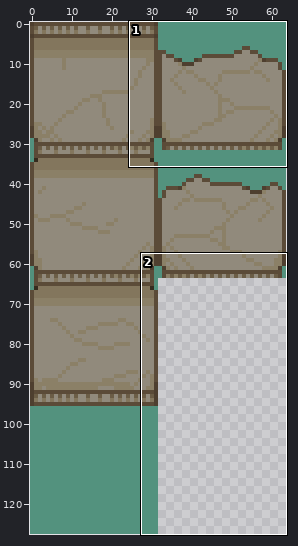
A sprite sheet gets an edit: saulendunkel.png. The picture above shows the old version from afar; the outline marks the close-up.
Close-up. The starting point:
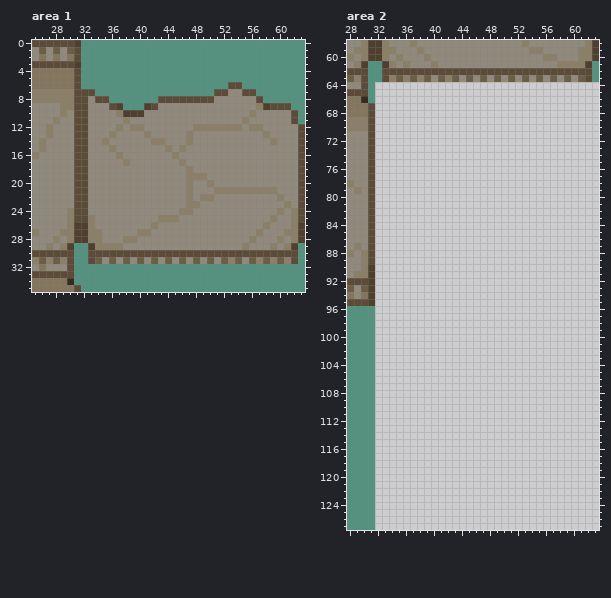
The file is 64x128 pixels. Shown: area 1: x 25..63, y 0..35; area 2: x 28..63, y 58..127.
New version:
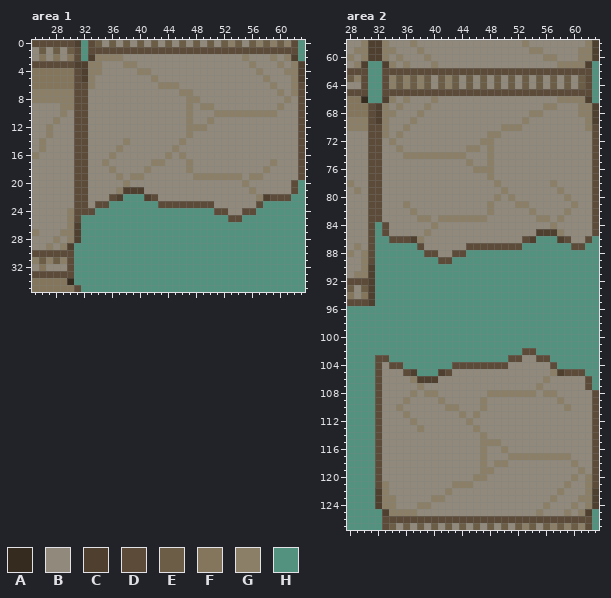
Palette (. is transparent): A #352b1e  B #918a7c  C #4e3f2f  D #5b4b38  E #6b5d46  F #83765d  G #8b8067  H #53927e
Difference:
Changed rows in their new state; - is an unchanged pixel.
Area 1:
first column x 32:
 0 -DEBEBEBEBEBEBEBEBEBEGEBEGEGEGD-
 1 -DDDDDDDDDDDDDDDDDDDDDDDDDDDDDD-
 2 -CGGGGBBBBBBBBBBBBBBBBBGBBBGBGC-
 3 CGGBBBGGBBBBBBBBBBBBBBBBGBBBGBGC
 4 CGGBBBBBGGBBBBBBBBBBBBBBBGBBBGGC
 5 CGBBBBBBBBGBBBBBBBBBBBBBBBGBBBGC
 6 DGBBBBBBBBBGGGBBBBBBBBBBBBBGBBGD
 7 -BBBBBBBBBBBBBGGBBBBB--BBBBBGBGD
 8 --BBBBBBBBBBBBBGGBB------BBBBGBD
 9 ----BBBBBBB----G-GG------BBBGBBD
10 -----BBBB------G---GGGGG-GGG--BD
11 ------B--------G--G----B------BD
12 -----B-BB------G--BBBBB-BB------
13 ----B----B----------------B-----
14 ---B--G---BB--GB-----------B----
15 ----BG------BGB-----------------
16 ----GB------GBG-----------------
17 ---G--B---GG--BG-----------G----
18 ----G----G----------------G-----
19 -----G-GG------B--GGGGG-GG------
20 ------G--------B--B----G------DH
21 -----GCCC------B---BBBBB-BBB--DH
22 ----DCHHHCD----B-BB------GCDDDHH
23 --DDHHHHHHHDDDDDDDD------DHHHHHH
24 -DHHHHHHHHHHHHHHHHHDD--DDHHHHHHH
25 HHHHHHHHHHHHHHHHHHHHHDDHHHHHHHHH
26 HHHHHHHHHHHHHHHHHHHHHHHHHHHHHHHH
27 HHHHHHHHHHHHHHHHHHHHHHHHHHHHHHHH
28 HHHHHHHHHHHHHHHHHHHHHHHHHHHHHHHH
29 -HHHHHHHHHHHHHHHHHHHHHHHHHHHHHH-
30 -HHHHHHHHHHHHHHHHHHHHHHHHHHHHHH-
31 -HHHHHHHHHHHHHHHHHHHHHHHHHHHHHH-
Area 2:
first column x 32:
 64 HDGEGEGEBEGEBEBEBEBEBEBEBEBEBEDH
 65 HDDDDDDDDDDDDDDDDDDDDDDDDDDDDDDH
 66 HCGBGBBBGBBBBBBBBBBBBBBBBBGGGGCH
 67 CGBGBBBGBBBBBBBBBBBBBBBBGGBBBGGC
 68 CGGBBBGBBBBBBBBBBBBBBBGGBBBBBGGC
 69 CGBBBGBBBBBBBBBBBBBBBGBBBBBBBBGC
 70 DGBBGBBBBBBBBBBBBBGGGBBBBBBBBBGD
 71 DGBGBBBBBBBBBBBBGGBBBBBBBBBBBBBD
 72 DBGBBBBBBBBBBBBGGBBBBBBBBBBBBBBD
 73 DBBGBBBBBBBBBGGBGBBBBBBBBBBBBBBD
 74 DBBBGGGGGGGGGBBBGBBBBBBBBBBBBBBD
 75 DBBBBBBBBBBBBGBBGBBBBBBBBBBBBBBD
 76 DBBBBBBBBBBBBBGGGBBBBBBBBBBBBBBD
 77 DBBBBBBBBBBBBBBBGBBBBBBBBBBBBBBD
 78 DBBBBBBBBBBBBBBBBGBBBBBBBGBBBBBD
 79 DBBBBBBBBBBBBBBBBBGBBBBBBBGBBBBD
 80 DBBBBBBBBBBBBBBBBGBGBBBBBBBGBBBD
 81 DBBBGBBBBBBBBBBBGBBBGGBBBBBBGBBD
 82 DBBBBGBBBBBBBBBBGBBBBBGBBBBGBBBD
 83 DBBBBBGGBGGGGGGGBBBBBBBGGBGBBBBD
 84 HDBBBBBBGBBBBBBBBBBBBBBBBGBBBBBD
 85 HDBBBBBGBBBBBBBBBBBBBBBCCCGBBBBD
 86 HHDDDCGBBBBBBBBBBBBBBDCHHHCDBBDH
 87 HHHHHHDBBBBBBDDDDDDDDHHHHHHHDDHH
 88 HHHHHHHDDBBDDHHHHHHHHHHHHHHHHHHH
 89 HHHHHHHHHDDHHHHHHHHHHHHHHHHHHHHH
 90 HHHHHHHHHHHHHHHHHHHHHHHHHHHHHHHH
 91 HHHHHHHHHHHHHHHHHHHHHHHHHHHHHHHH
 92 HHHHHHHHHHHHHHHHHHHHHHHHHHHHHHHH
 93 HHHHHHHHHHHHHHHHHHHHHHHHHHHHHHHH
 94 HHHHHHHHHHHHHHHHHHHHHHHHHHHHHHHH
 95 HHHHHHHHHHHHHHHHHHHHHHHHHHHHHHHH
 96 HHHHHHHHHHHHHHHHHHHHHHHHHHHHHHHH
 97 HHHHHHHHHHHHHHHHHHHHHHHHHHHHHHHH
 98 HHHHHHHHHHHHHHHHHHHHHHHHHHHHHHHH
 99 HHHHHHHHHHHHHHHHHHHHHHHHHHHHHHHH
100 HHHHHHHHHHHHHHHHHHHHHHHHHHHHHHHH
101 HHHHHHHHHHHHHHHHHHHHHHHHHHHHHHHH
102 HHHHHHHHHHHHHHHHHHHHHDDHHHHHHHHH
103 DDHHHHHHHHHHHHHHHHHDDBBDDHHHHHHH
104 DBDDHHHHHHHDDDDDDDDBBBBBBDHHHHHH
105 DBBBDCHHHCDBBBBBBBBBBBBBBGCDDDHH
106 DBBBBGCCCBBBBBBBBBBBBBBBGBBBBBDH
107 DBBBBBGBBBBBBBBBBBBBBBBGBBBBBBDH
108 DBBBBGBGGBBBBBBBGGGGGGGBGGBBBBBD
109 DBBBGBBBBGBBBBBGBBBBBBBBBBGBBBBD
110 DBBGBBBBBBGGBBBGBBBBBBBBBBBGBBBD
111 DBBBGBBBBBBBGBGBBBBBBBBBBBBBBBBD
112 DBBBBGBBBBBBBGBBBBBBBBBBBBBBBBBD
113 DBBBBBGBBBBBBBGBBBBBBBBBBBBBBBBD
114 DBBBBBBBBBBBBBBGBBBBBBBBBBBBBBBD
115 DBBBBBBBBBBBBBBGGGBBBBBBBBBBBBBD
116 DBBBBBBBBBBBBBBGBBGBBBBBBBBBBBBD
117 DBBBBBBBBBBBBBBGBBBGGGGGGGGGBBBD
118 DBBBBBBBBBBBBBBGBGGBBBBBBBBBGBBD
119 DBBBBBBBBBBBBBBGGBBBBBBBBBBBBGBD
120 DBBBBBBBBBBBBBGGBBBBBBBBBBBBGBGD
121 DGBBBBBBBBBGGGBBBBBBBBBBBBBGBBGD
122 CGBBBBBBBBGBBBBBBBBBBBBBBBGBBBGC
123 CGGBBBBBGGBBBBBBBBBBBBBBBGBBBGGC
124 CGGBBBGGBBBBBBBBBBBBBBBBGBBBGBGC
125 HCGGGGBBBBBBBBBBBBBBBBBGBBBGBGCH
126 HDDDDDDDDDDDDDDDDDDDDDDDDDDDDDDH
127 HDEBEBEBEBEBEBEBEBEBEGEBEGEGEGDH
Boxes around the changes in both close-ups, in picture pixels (x1, y1, x2, y2):
changed: (81, 40, 305, 264)
added: (375, 82, 599, 530)
